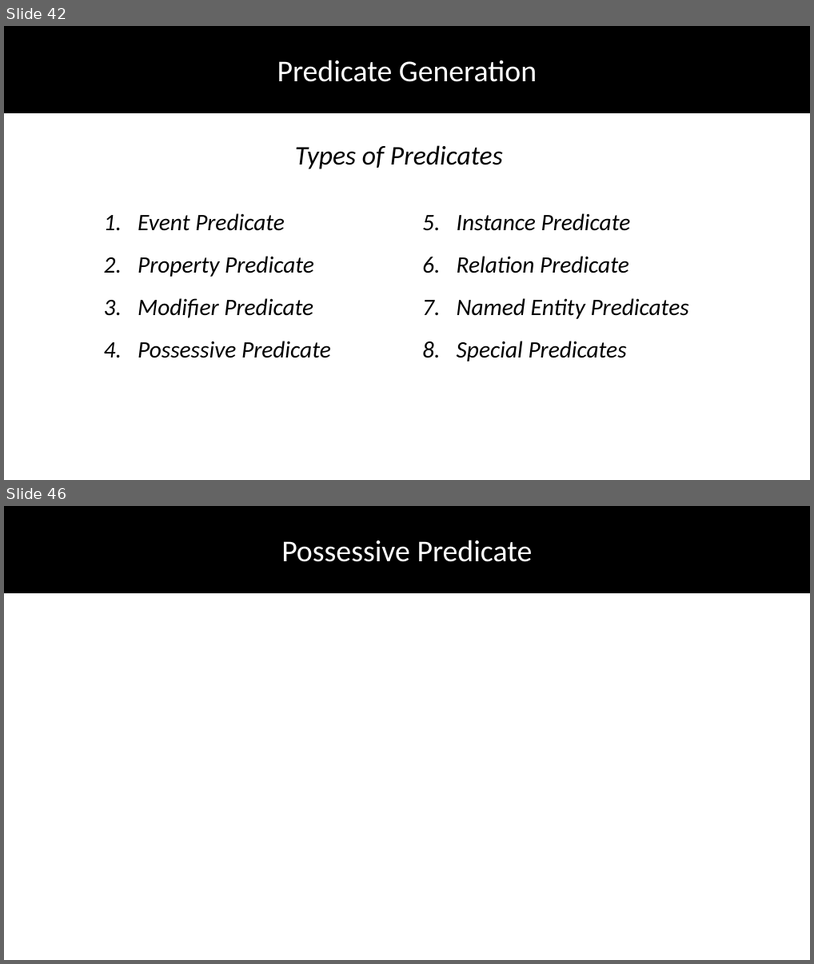
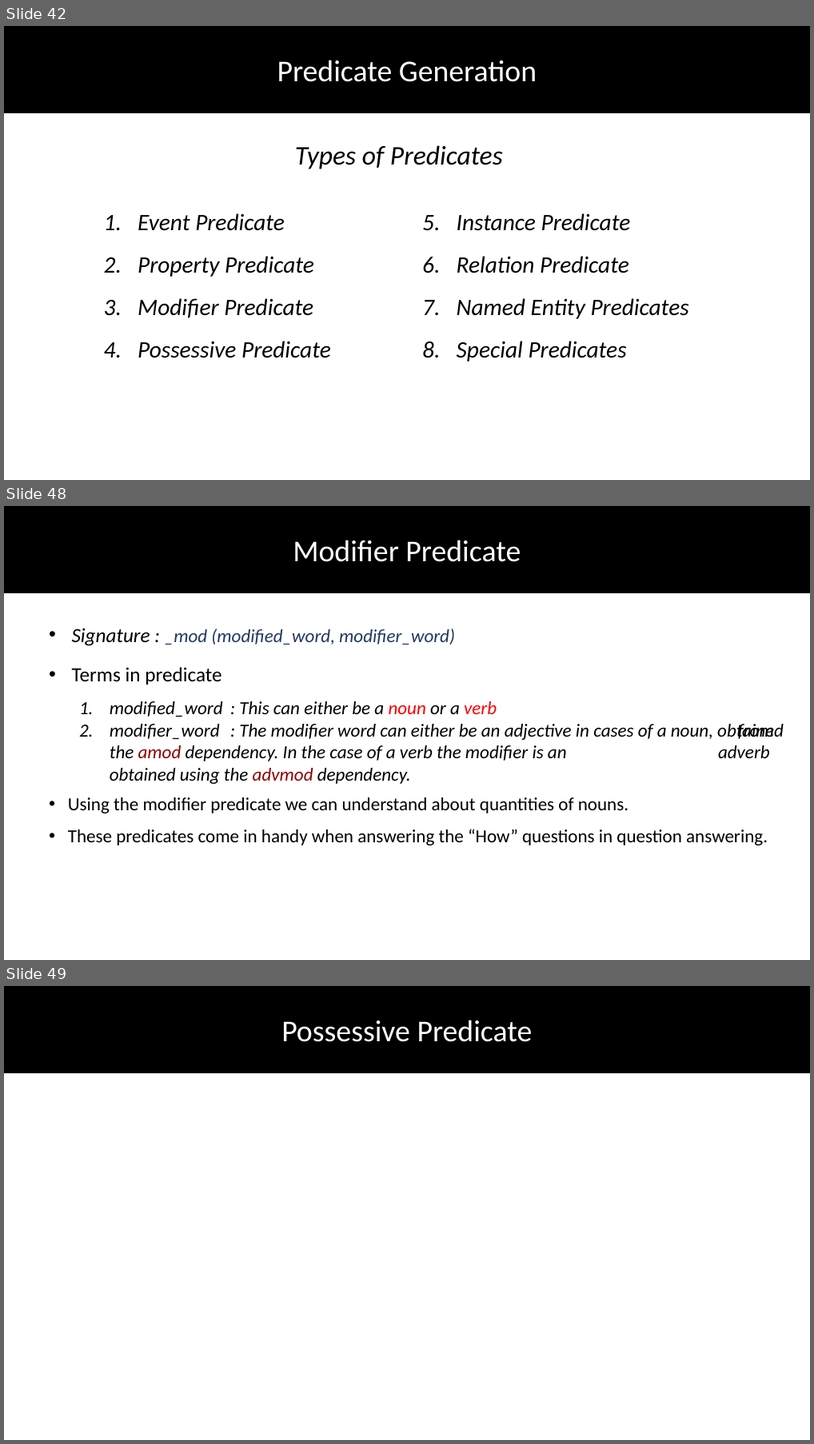
Before and after one commit to DhruvaPendharkar/thesis-project, a slide deck: Notes/ThesisPresentation.pptx. Shown one above the other, each under a label of ours: slides 42 and 46 before the commit, slides 42, 48 and 49 after it; the slides between them are not shown. The pictures are 814x964 and 814x1444 pixels, drawn with LibreOffice and Linux fonts; fonts in the diff are those of the drawing. Boxes give left, top, right and bottom in pixels: in the first picture for what was removed or moved away, otherwise in the second. Text is boxed around its words. In the diff, an @@ line names an element or a change of style, - is before the commit and + after.

Commit message:
Knowledge Generation Predicates

```diff
--- a/Notes/ThesisPresentation.pptx
+++ b/Notes/ThesisPresentation.pptx
@@ slide 48 added at (x1=4, y1=506, x2=810, y2=960), background #FFFFFF @@
@@ rectangle added at (x1=4, y1=506, x2=810, y2=592), fill #000000, outline #000000 1 pt @@
@@ text added at (x1=293, y1=540, x2=521, y2=562), 36 pt, text #FFFFFF @@
+Modifier Predicate
@@ text added at (x1=72, y1=628, x2=455, y2=646), 22 pt, text #203864, italic @@
+• Signature : _mod (modified_word, modifier_word)
@@ text added at (x1=72, y1=667, x2=784, y2=784), 22 pt, text #000000, italic @@
+• Terms in predicate
+  1. modified_word : This can either be a noun or a verb
+  2. modifier_word : The modifier word can either be an adjective in cases of a noun, obtained from the amod dependency. In the case of a verb the modifier is an adverb obtained using the advmod dependency.
@@ text added at (x1=68, y1=797, x2=768, y2=845), 22 pt, text #000000 @@
+• Using the modifier predicate we can understand about quantities of nouns.
+• These predicates come in handy when answering the “How” questions in question answering.
@@ what was slide 46 is now slide 49 @@
```
Also in this commit, not shown: 6 other slides added, 3 slides removed.
